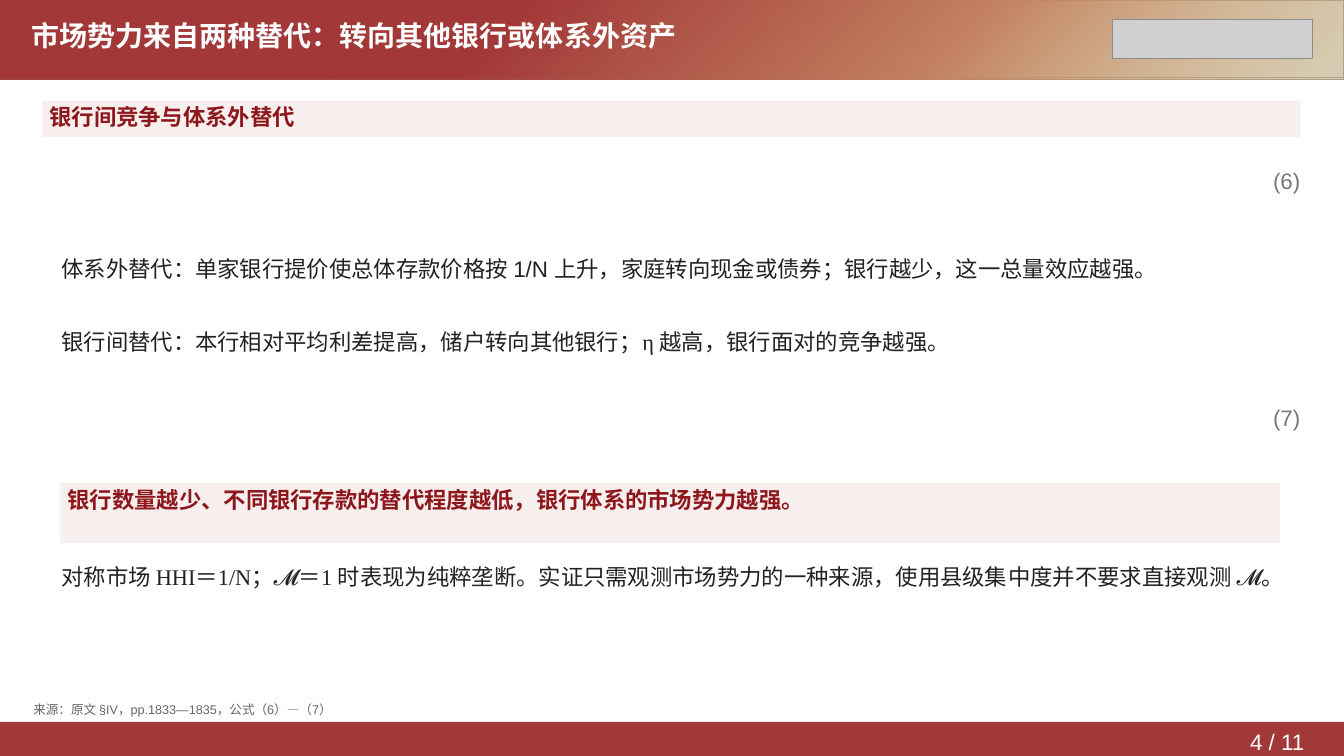
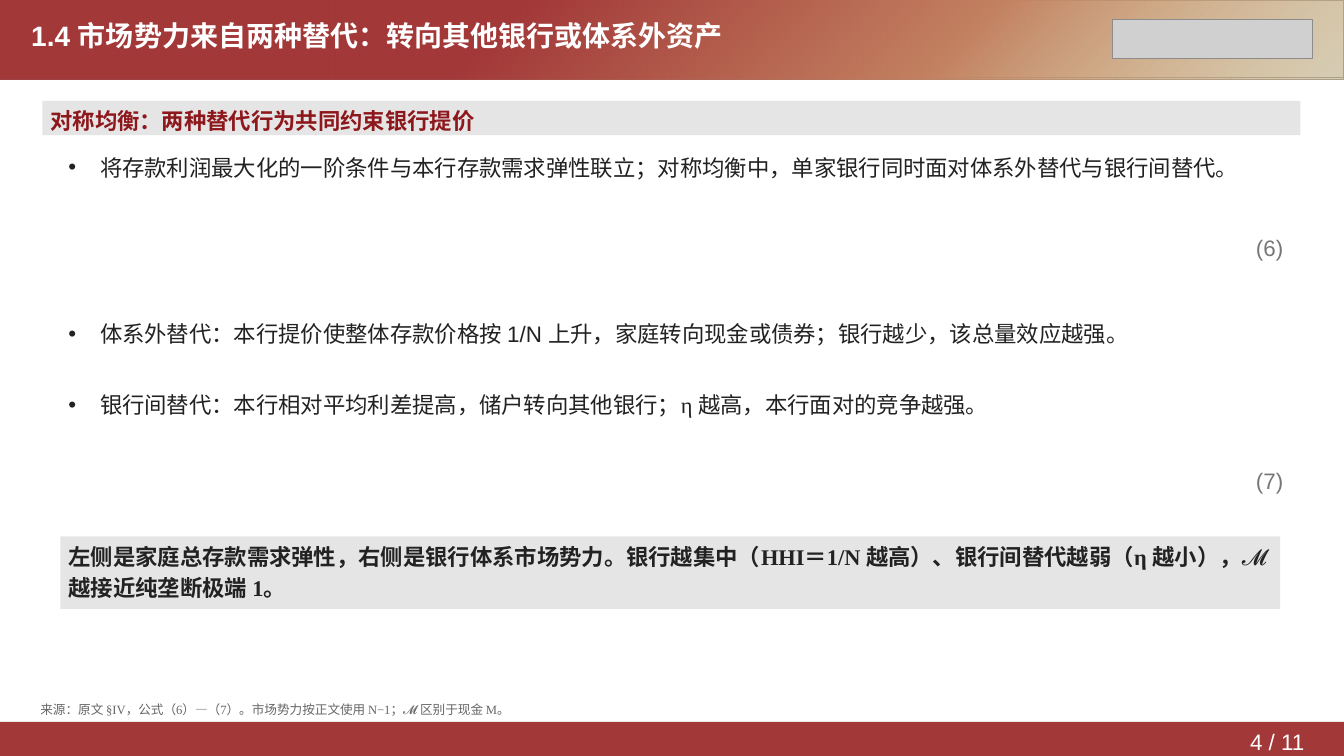
Before and after one commit to Yutingee/trial, a slide deck: slide 4 of deliverables/DepositsChannel-Model.pptx. Drawn at 1344x756 pixels with LibreOffice and Linux fonts; fonts in the diff are those of the drawing; grey boxes stand for pictures. Boxes give left, top, right and bottom in pixels: in the first picture for what was removed or moved away, otherwise in the second. Text is boxed around its words. In the diff, an @@ line names an element or a change of style, - is before the commit and + after.

```diff
--- a/deliverables/DepositsChannel-Model.pptx
+++ b/deliverables/DepositsChannel-Model.pptx
@@ text at (x1=31, y1=22, x2=723, y2=49): text changed @@
-市场势力来自两种替代：转向其他银行或体系外资产
+1.4 市场势力来自两种替代：转向其他银行或体系外资产
@@ rectangle "对称均衡：两种替代行为共同约束银行提价" at (x1=42, y1=101, x2=1301, y2=135): fill #F7EEEE to #E5E5E5 @@
@@ text in rectangle at (x1=50, y1=110, x2=474, y2=131): text changed @@
-银行间竞争与体系外替代
+对称均衡：两种替代行为共同约束银行提价
@@ text added at (x1=100, y1=157, x2=1238, y2=180), 16 pt, text #222222 @@
+• 将存款利润最大化的一阶条件与本行存款需求弹性联立；对称均衡中，单家银行同时面对体系外替代与银行间替代。
@@ text "(6)" at (x1=1256, y1=240, x2=1283, y2=261): alignment right to left; line spacing 1.05 to 1.15 @@
@@ text "(6)" moved from (x1=1273, y1=173, x2=1300, y2=194) to (x1=1256, y1=240, x2=1283, y2=261) @@
@@ text at (x1=100, y1=323, x2=1128, y2=346): text changed @@
-体系外替代：单家银行提价使总体存款价格按 1/N 上升，家庭转向现金或债券；银行越少，这一总量效应越强。
+• 体系外替代：本行提价使整体存款价格按 1/N 上升，家庭转向现金或债券；银行越少，该总量效应越强。
@@ text at (x1=100, y1=394, x2=988, y2=418): text changed @@
-银行间替代：本行相对平均利差提高，储户转向其他银行；η 越高，银行面对的竞争越强。
+• 银行间替代：本行相对平均利差提高，储户转向其他银行；η 越高，本行面对的竞争越强。
@@ text "(7)" moved from (x1=1273, y1=410, x2=1300, y2=431) to (x1=1256, y1=473, x2=1283, y2=494) @@
@@ text "(7)" at (x1=1256, y1=473, x2=1283, y2=494): alignment right to left; line spacing 1.05 to 1.15 @@
@@ rectangle removed at (x1=60, y1=483, x2=1280, y2=543) @@
-银行数量越少、不同银行存款的替代程度越低，银行体系的市场势力越强。
@@ rectangle added at (x1=60, y1=536, x2=1280, y2=609), fill #E5E5E5, 16 pt, text #222222, bold @@
+左侧是家庭总存款需求弹性，右侧是银行体系市场势力。银行越集中（HHI＝1/N 越高）、银行间替代越弱（η 越小），𝓜 越接近纯垄断极端 1。
@@ text removed at (x1=61, y1=566, x2=1283, y2=589) @@
-对称市场 HHI＝1/N；𝓜＝1 时表现为纯粹垄断。实证只需观测市场势力的一种来源，使用县级集中度并不要求直接观测 𝓜。
@@ text at (x1=40, y1=703, x2=510, y2=716): text changed; font Arial to Times New Roman @@
-来源：原文 §IV，pp.1833—1835，公式（6）—（7）
+来源：原文 §IV，公式（6）—（7）。市场势力按正文使用 N−1；𝓜 区别于现金 M。
```
Also in this commit, not shown: 10 other slides changed, 3 other files.
